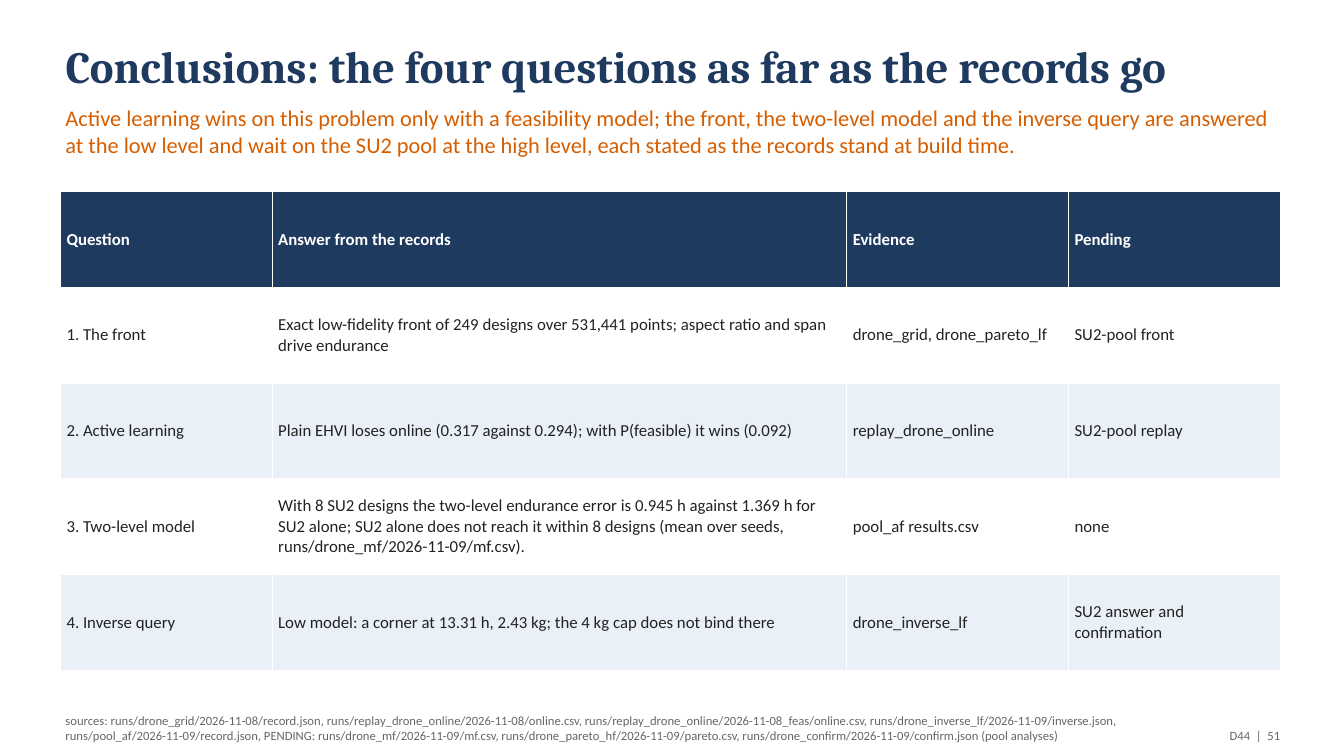
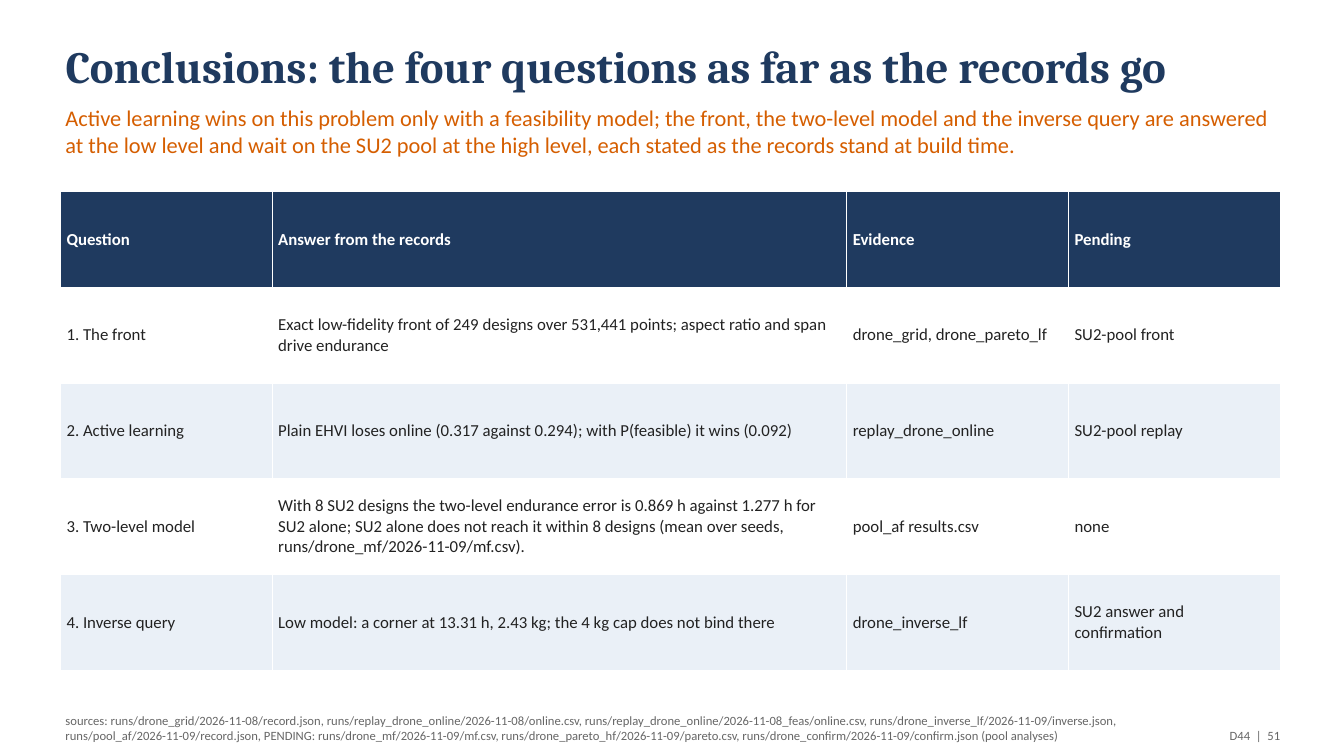
Before and after one commit to emarinhoss/ai-engineering, a slide deck: slide 51 of docs/talk/deck_drone.pptx. Drawn at 1344x756 pixels with LibreOffice and Linux fonts; fonts in the diff are those of the drawing. Boxes give left, top, right and bottom in pixels: in the first picture for what was removed or moved away, otherwise in the second. Text is boxed around its words. In the diff, an @@ line names an element or a change of style, - is before the commit and + after.

```diff
--- a/docs/talk/deck_drone.pptx
+++ b/docs/talk/deck_drone.pptx
@@ table at (x1=60, y1=192, x2=1280, y2=670) @@
-row 4, column 2: With 8 SU2 designs the two-level endurance error is 0.945 h against 1.369 h for SU2 alone; SU2 alone does not reach it within 8 designs (mean over seeds, runs/drone_mf/2026-11-09/mf.csv).
+row 4, column 2: With 8 SU2 designs the two-level endurance error is 0.869 h against 1.277 h for SU2 alone; SU2 alone does not reach it within 8 designs (mean over seeds, runs/drone_mf/2026-11-09/mf.csv).
```
Also in this commit, not shown: 11 other slides changed, 5 other files.
